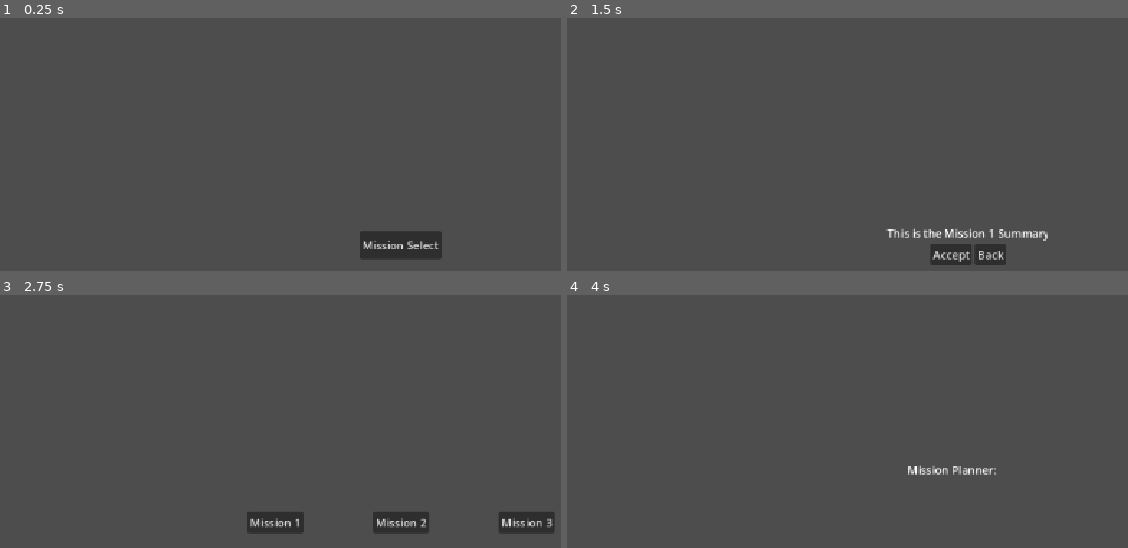
Above: before the commit, frames 1-4 (two rows, left to right).
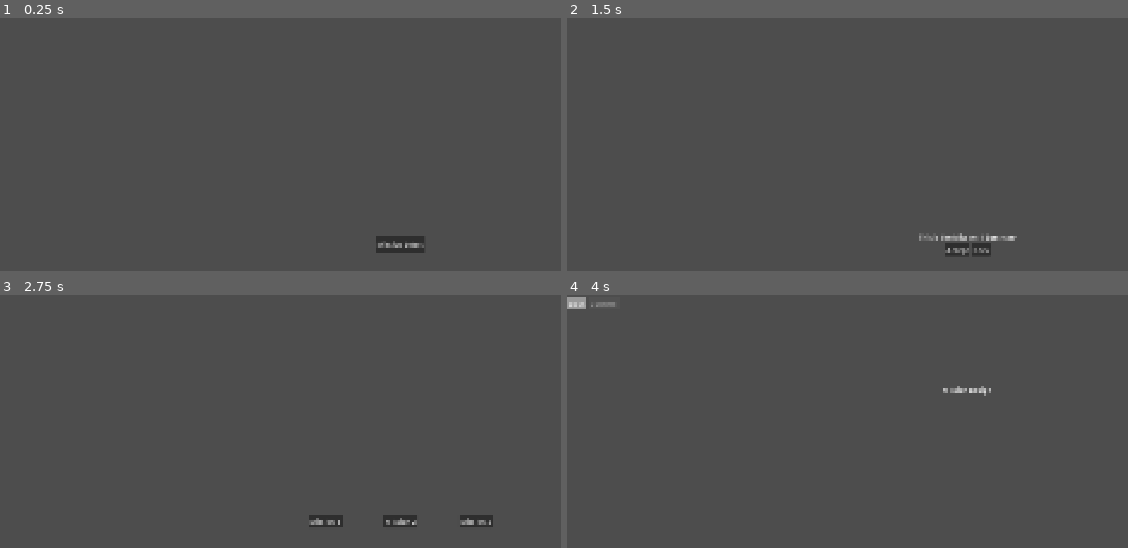
Above: after the commit, the same moments.

Repository: mathdude283/miners-in-space
Game: Godot game, scene res://main_menu.tscn
The game is run twice, just before and just after one commit, with the same random seed, the same clock (stepped at 60 frames per second) and the same inputs.
Inputs:
- Up to frame 1 (0.25 s): no input
- Up to frame 2 (1.5 s): click "Mission Select" at 0.5 s; click "Mission 1" at 1.25 s
- Up to frame 3 (2.75 s): click "Back" at 2 s
- Up to frame 4 (4 s): click "Mission 2" at 2.75 s; click "Accept" at 3.5 s

The runs differ from the first frame. In frame 1, 1.1% of the frame differs, in the area x 64-79%, y 84-95%; in frame 2, 1.5%; in frame 3, 2.4%, in the area x 44-99%, y 85-94%; in frame 4, 0.7%.

Commit message:
Added option panel

Diff:
--- /dev/null
+++ b/assets/themes/base_style_box.tres
@@ -0,0 +1,7 @@
+[gd_resource type="StyleBoxFlat" format=3 uid="uid://dr1yq8lxj6dx0"]
+
+[resource]
+content_margin_left = 5.0
+content_margin_top = 5.0
+content_margin_right = 5.0
+content_margin_bottom = 5.0
--- /dev/null
+++ b/assets/themes/base_style_box_empty.tres
@@ -0,0 +1,7 @@
+[gd_resource type="StyleBoxEmpty" format=3 uid="uid://bdti6a553i3ua"]
+
+[resource]
+content_margin_left = 5.0
+content_margin_top = 5.0
+content_margin_right = 5.0
+content_margin_bottom = 5.0
--- /dev/null
+++ b/assets/themes/base_theme.tres
@@ -0,0 +1,16 @@
+[gd_resource type="Theme" load_steps=4 format=3 uid="uid://c58fket4g4c60"]
+
+[ext_resource type="StyleBox" uid="uid://dr1yq8lxj6dx0" path="res://assets/themes/base_style_box.tres" id="1_7mchg"]
+[ext_resource type="StyleBox" uid="uid://bdti6a553i3ua" path="res://assets/themes/base_style_box_empty.tres" id="2_ty7gv"]
+
+[sub_resource type="StyleBoxFlat" id="StyleBoxFlat_ty7gv"]
+content_margin_left = 5.0
+content_margin_top = 5.0
+content_margin_right = 5.0
+content_margin_bottom = 5.0
+bg_color = Color(0.321728, 0.321728, 0.321728, 1)
+
+[resource]
+Button/styles/disabled = SubResource("StyleBoxFlat_ty7gv")
+Button/styles/normal = ExtResource("1_7mchg")
+RichTextLabel/styles/normal = ExtResource("2_ty7gv")
--- /dev/null
+++ b/config_option.gd
@@ -0,0 +1,62 @@
+@tool
+class_name ConfigOption
+extends VBoxContainer
+
+signal option_selected(option_id: int)
+
+@export var card_image: Texture2D = preload("res://assets/imgs/Placeholder.png"):
+	set(value):
+		card_image = value
+		if is_node_ready():
+			text_rect.texture = value
+	get:
+		return text_rect.texture if is_node_ready() else card_image
+
+@export_multiline var card_description: String = "Placeholder":
+	set(value):
+		card_description = value
+		if is_node_ready():
+			description.text = value
+	get:
+		return description.text if is_node_ready() else card_description
+
+@export var button_text: String = "Select":
+	set(value):
+		button_text = value
+		if is_node_ready():
+			button.text = value
+	get:
+		return button.text if is_node_ready() else button_text
+
+@export var option_id: int
+
+@onready var text_rect: TextureRect = $TextureRect
+@onready var description: RichTextLabel = $RichTextLabel
+@onready var button: Button = $Button
+
+
+
+# Called when the node enters the scene tree for the first time.
+func _ready() -> void:
+	text_rect.texture = card_image
+	description.text = card_description
+	button.text = button_text
+	if Engine.is_editor_hint():
+		return
+
+	button.pressed.connect(_on_button_pressed)
+
+# Dictionary is of form {id, image, descr, button_txt}
+func setup(dict: Dictionary):
+	option_id = dict["id"]
+	card_image = dict["image"]
+	card_description = dict["descr"]
+	button_text = dict["button_txt"]
+
+func _on_button_pressed():
+	option_selected.emit(option_id)
+
+
+# Called every frame. 'delta' is the elapsed time since the previous frame.
+func _process(delta: float) -> void:
+	pass
--- /dev/null
+++ b/config_option.tscn
@@ -0,0 +1,41 @@
+[gd_scene load_steps=4 format=3 uid="uid://bch8dvf7fm3fx"]
+
+[ext_resource type="Script" path="res://config_option.gd" id="1_7paa8"]
+[ext_resource type="Theme" uid="uid://c58fket4g4c60" path="res://assets/themes/base_theme.tres" id="1_fm2vu"]
+[ext_resource type="Texture2D" uid="uid://b1ucts1hof0c7" path="res://assets/imgs/Placeholder.png" id="3_qbbe1"]
+
+[node name="ConfigOption" type="VBoxContainer"]
+custom_minimum_size = Vector2(200, 400)
+anchors_preset = 8
+anchor_left = 0.5
+anchor_top = 0.5
+anchor_right = 0.5
+anchor_bottom = 0.5
+offset_left = -27.0
+offset_top = -20.0
+offset_right = 27.0
+offset_bottom = 19.0
+grow_horizontal = 2
+grow_vertical = 2
+size_flags_horizontal = 4
+size_flags_vertical = 4
+theme = ExtResource("1_fm2vu")
+script = ExtResource("1_7paa8")
+card_description = "[center]Placeholder Text[center]"
+
+[node name="TextureRect" type="TextureRect" parent="."]
+layout_mode = 2
+size_flags_vertical = 3
+texture = ExtResource("3_qbbe1")
+expand_mode = 1
+stretch_mode = 5
+
+[node name="RichTextLabel" type="RichTextLabel" parent="."]
+layout_mode = 2
+bbcode_enabled = true
+text = "[center]Placeholder Text[center]"
+fit_content = true
+
+[node name="Button" type="Button" parent="."]
+layout_mode = 2
+text = "Select"
--- /dev/null
+++ b/end.gd
@@ -0,0 +1,11 @@
+extends Node2D
+
+
+# Called when the node enters the scene tree for the first time.
+func _ready() -> void:
+	pass # Replace with function body.
+
+
+# Called every frame. 'delta' is the elapsed time since the previous frame.
+func _process(delta: float) -> void:
+	pass
--- /dev/null
+++ b/end.tscn
@@ -0,0 +1,6 @@
+[gd_scene format=3 uid="uid://bnio7h1gkw2rb"]
+
+[ext_resource type="Script" uid="uid://qrkhkogbxuly" path="res://end.gd" id="1_n735c"]
+
+[node name="End" type="Node2D" unique_id=1427075300]
+script = ExtResource("1_n735c")
--- /dev/null
+++ b/flight.gd
@@ -0,0 +1,11 @@
+extends Node2D
+
+
+# Called when the node enters the scene tree for the first time.
+func _ready() -> void:
+	pass # Replace with function body.
+
+
+# Called every frame. 'delta' is the elapsed time since the previous frame.
+func _process(delta: float) -> void:
+	pass
--- /dev/null
+++ b/flight.tscn
@@ -0,0 +1,6 @@
+[gd_scene format=3 uid="uid://c1fvw3dnmhrf0"]
+
+[ext_resource type="Script" uid="uid://buiw4fiay1ert" path="res://flight.gd" id="1_72is4"]
+
+[node name="Flight" type="Node2D" unique_id=1439421788]
+script = ExtResource("1_72is4")
--- /dev/null
+++ b/forum.gd
@@ -0,0 +1,11 @@
+extends Node2D
+
+
+# Called when the node enters the scene tree for the first time.
+func _ready() -> void:
+	pass # Replace with function body.
+
+
+# Called every frame. 'delta' is the elapsed time since the previous frame.
+func _process(delta: float) -> void:
+	pass
--- /dev/null
+++ b/forum.tscn
@@ -0,0 +1,6 @@
+[gd_scene format=3 uid="uid://c4seiqdoyncsw"]
+
+[ext_resource type="Script" uid="uid://c3yv6s8uinx17" path="res://forum.gd" id="1_pcb8i"]
+
+[node name="Forum" type="Node2D" unique_id=47568375]
+script = ExtResource("1_pcb8i")
--- a/main_menu.gd
+++ b/main_menu.gd
@@ -10,9 +10,6 @@
 	mission_select.hide()
 	mission_conf.hide()
 
-# Called every frame. 'delta' is the elapsed time since the previous frame.
-func _process(delta: float) -> void:
-	pass
 
 func show_mission_summary():
 	mission_conf.show()
--- /dev/null
+++ b/mission_design.gd
@@ -0,0 +1,11 @@
+extends Node2D
+
+
+# Called when the node enters the scene tree for the first time.
+func _ready() -> void:
+	pass # Replace with function body.
+
+
+# Called every frame. 'delta' is the elapsed time since the previous frame.
+func _process(delta: float) -> void:
+	pass
--- a/mission_design.tscn
+++ b/mission_design.tscn
@@ -1,10 +1,39 @@
 [gd_scene format=3 uid="uid://b1boi15b3h4ip"]
 
-[node name="Node2D" type="Node2D" unique_id=751122485]
+[ext_resource type="Script" uid="uid://c7w3swqbjclr" path="res://mission_design.gd" id="1_qoiaj"]
+[ext_resource type="PackedScene" uid="uid://cq0liywkb22pv" path="res://ship_options.tscn" id="2_nt5pa"]
 
-[node name="Label" type="Label" parent="." unique_id=2094831999]
-offset_left = 490.0
-offset_top = 240.0
-offset_right = 745.0
-offset_bottom = 420.0
-text = "Mission Planner: "
+[node name="MissionDesign" type="Node2D" unique_id=751122485]
+script = ExtResource("1_qoiaj")
+
+[node name="CanvasLayer" type="CanvasLayer" parent="." unique_id=1218058071]
+
+[node name="UI" type="Control" parent="CanvasLayer" unique_id=214234840]
+layout_mode = 3
+anchors_preset = 15
+anchor_right = 1.0
+anchor_bottom = 1.0
+grow_horizontal = 2
+grow_vertical = 2
+
+[node name="MissionDesignHeader" type="MarginContainer" parent="CanvasLayer/UI" unique_id=1284067672]
+layout_mode = 1
+anchors_preset = -1
+anchor_left = 0.5
+anchor_top = 0.2
+anchor_right = 0.5
+anchor_bottom = 0.2
+offset_left = -58.0
+offset_right = 58.0
+offset_bottom = 23.0
+grow_horizontal = 2
+
+[node name="Title" type="RichTextLabel" parent="CanvasLayer/UI/MissionDesignHeader" unique_id=2145777607]
+layout_mode = 2
+text = "Mission Design"
+fit_content = true
+autowrap_mode = 0
+
+[node name="Ship Options" parent="CanvasLayer/UI" unique_id=953608755 instance=ExtResource("2_nt5pa")]
+layout_mode = 0
+anchors_preset = 0
--- a/project.godot
+++ b/project.godot
@@ -12,7 +12,7 @@
 
 config/name="Miners In Space"
 run/main_scene="uid://c3mh7uidagdig"
-config/features=PackedStringArray("4.7", "GL Compatibility")
+config/features=PackedStringArray("4.3", "GL Compatibility")
 config/icon="res://icon.svg"
 
 [autoload]
@@ -21,6 +21,9 @@
 
 [display]
 
+window/size/viewport_width=1920
+window/size/viewport_height=1080
+window/size/mode=2
 window/stretch/mode="canvas_items"
 window/stretch/aspect="expand"
 
--- /dev/null
+++ b/ship_options.gd
@@ -0,0 +1,51 @@
+extends MarginContainer
+
+const OPTION_CARD_SCENE = preload("res://config_option.tscn")
+
+signal selection_confirmed(selected_id: int)
+signal back_button_pressed()
+
+@onready var card_container: HBoxContainer = $VBoxContainer/OptionCards
+@onready var back_button: Button = $VBoxContainer/NavigationButtons/BackButton
+@onready var confirm_button: Button = $VBoxContainer/NavigationButtons/ConfirmButton
+
+var current_selection_id = -1
+
+
+# Called when the node enters the scene tree for the first time.
+func _ready() -> void:
+	confirm_button.disabled = true
+	confirm_button.pressed.connect(_on_confirm_pressed)
+	back_button.pressed.connect(_on_back_pressed)
+
+# Dictionary is of form {id, image, descr, button_txt}
+func setup(cards: Array[Dictionary]):
+	confirm_button.disabled = true
+	for choice in cards:
+		var card: ConfigOption = OPTION_CARD_SCENE.instantiate()
+		card_container.add_child(card)
+		card.setup(choice)
+		card.option_selected.connect(_on_card_selected)
+
+func clear_cards():
+	for child in card_container.get_children():
+		if child is ConfigOption:
+			if child.option_selected.is_connected(_on_card_selected):
+				child.option_selected.disconnect(_on_card_selected)
+			child.queue_free()
+	confirm_button.disabled = true
+
+
+# Called every frame. 'delta' is the elapsed time since the previous frame.
+func _process(delta: float) -> void:
+	pass
+
+func _on_card_selected(selection_id):
+	confirm_button.disabled = false
+	current_selection_id = selection_id
+
+func _on_confirm_pressed():
+	selection_confirmed.emit(current_selection_id)
+
+func _on_back_pressed():
+	back_button_pressed.emit()
--- /dev/null
+++ b/ship_options.tscn
@@ -0,0 +1,40 @@
+[gd_scene load_steps=3 format=3 uid="uid://cq0liywkb22pv"]
+
+[ext_resource type="Theme" uid="uid://c58fket4g4c60" path="res://assets/themes/base_theme.tres" id="1_hs0gg"]
+[ext_resource type="Script" path="res://ship_options.gd" id="2_klqqu"]
+
+[node name="Ship Options" type="MarginContainer"]
+anchors_preset = -1
+anchor_left = 0.2
+anchor_top = 0.5
+anchor_right = 0.8
+anchor_bottom = 0.8
+offset_right = 40.0
+offset_bottom = 40.0
+grow_horizontal = 2
+grow_vertical = 2
+theme = ExtResource("1_hs0gg")
+script = ExtResource("2_klqqu")
+
+[node name="VBoxContainer" type="VBoxContainer" parent="."]
+layout_mode = 2
+
+[node name="OptionCards" type="HBoxContainer" parent="VBoxContainer"]
+layout_mode = 2
+theme = ExtResource("1_hs0gg")
+alignment = 1
+
+[node name="NavigationButtons" type="HBoxContainer" parent="VBoxContainer"]
+layout_mode = 2
+alignment = 1
+
+[node name="BackButton" type="Button" parent="VBoxContainer/NavigationButtons"]
+layout_mode = 2
+size_flags_horizontal = 2
+theme = ExtResource("1_hs0gg")
+text = "Back"
+
+[node name="ConfirmButton" type="Button" parent="VBoxContainer/NavigationButtons"]
+layout_mode = 2
+size_flags_horizontal = 10
+text = "Confirm"
Binary file added: assets/imgs/MissionDesign/LocalLanding.png
Not shown, added: assets/imgs/MissionDesign/LocalLanding.png.import
Binary file added: assets/imgs/MissionDesign/LocalOrbit.png
Not shown, added: assets/imgs/MissionDesign/LocalOrbit.png.import
Binary file added: assets/imgs/MissionDesign/LongLanding.png
Not shown, added: assets/imgs/MissionDesign/LongLanding.png.import
Binary file added: assets/imgs/MissionDesign/LongOrbit.png
Not shown, added: assets/imgs/MissionDesign/LongOrbit.png.import
Binary file added: assets/imgs/Placeholder.png
Not shown, added: assets/imgs/Placeholder.png.import
Not shown, added: config_option.gd.uid
Not shown, added: end.gd.uid
(and 5 more such lines)
